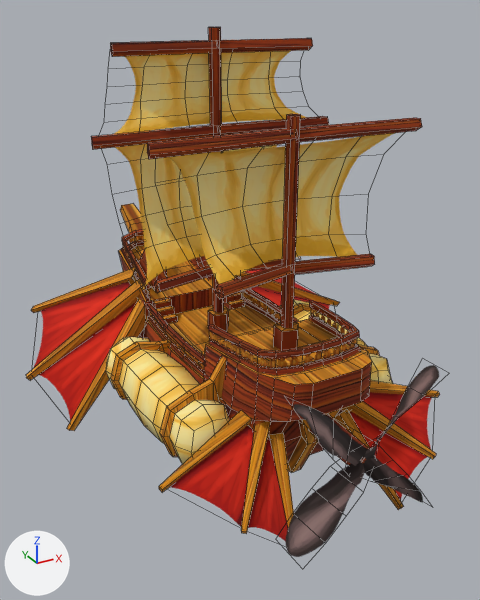
A saved change to the FBX model SteamPirateGameJam/Assets/Meshes/mesh_Airship1_Flying.fbx.
The view is the same before and after, from a camera (50 mm lens) standing at (-13.5, -26.7, 16.6) and looking at (0.5, -1.3, 3.9). The axes (+X, +Y, +Z) are drawn at lower left. The lights are the same throughout. Mesh edges are drawn as thin lines. Where no turn or scale is listed for an object, it has been applied to the vertices.

The first picture shows 'mesh_Airship1', 'mesh_Propellor'.
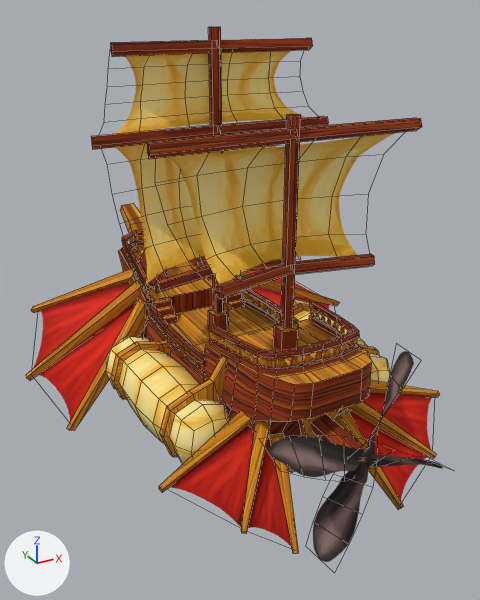
Location of each change, [x1, y1, x2, y2] in pixels of the pictures (480 x 600 px):
'mesh_Propellor', turned
    before: [285, 365, 439, 557]
    after: [268, 351, 443, 562]

What changed in the scene script:
```text
Change ob_mesh_propellor:
    ob_mesh_propellor.rotation_euler: (1.571, 0.785, 0.0) -> (1.571, 0.393, 0.0)  # degrees (90, 45, 0) -> degrees (90, 23, 0)
```
